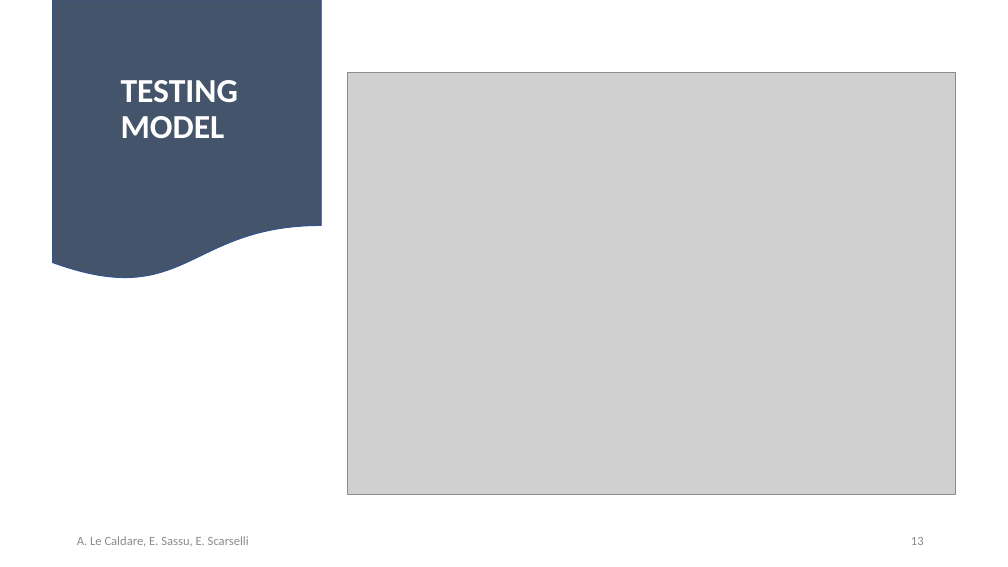
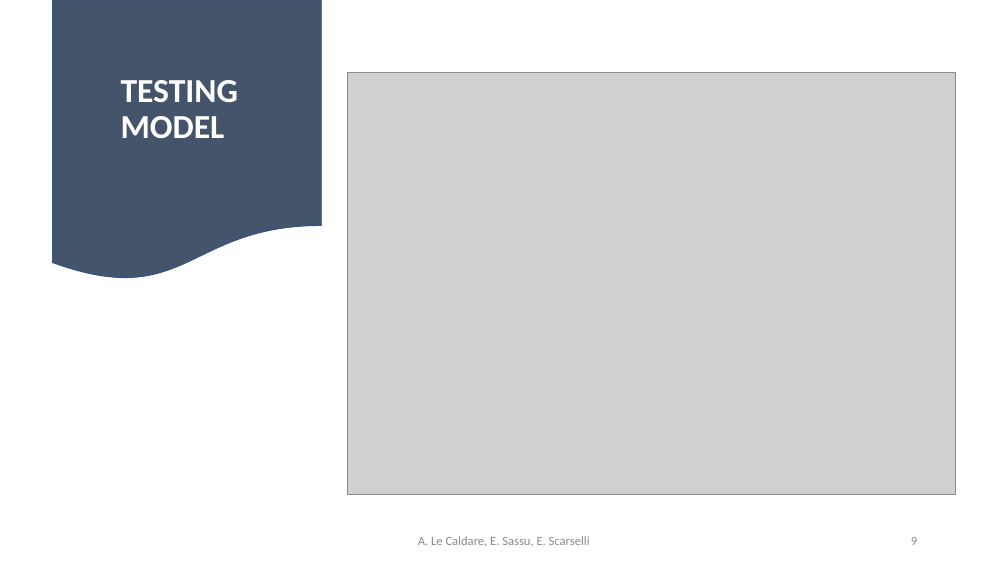
Before and after one commit to psoftware/ddosdefence-floodlight-controller, a slide deck: slide 13 of Docs/DDoSDefence.pptx. Drawn at 1008x567 pixels with LibreOffice and Linux fonts; fonts in the diff are those of the drawing; grey boxes stand for pictures. Boxes give left, top, right and bottom in pixels: in the first picture for what was removed or moved away, otherwise in the second. Text is boxed around its words. In the diff, an @@ line names an element or a change of style, - is before the commit and + after.

Commit message:
pptx: update slide modified color and pages number

```diff
--- a/Docs/DDoSDefence.pptx
+++ b/Docs/DDoSDefence.pptx
@@ text "A. Le Caldare, E. Sassu, ..." moved from (x1=77, y1=536, x2=249, y2=546) to (x1=418, y1=536, x2=590, y2=546) @@
@@ text "A. Le Caldare, E. Sassu, ..." at (x1=418, y1=536, x2=590, y2=546): alignment left to centre; less space between paragraphs @@
@@ text at (x1=911, y1=537, x2=917, y2=545): text changed @@
-13
+9
```
Also in this commit, not shown: 9 other slides changed.
